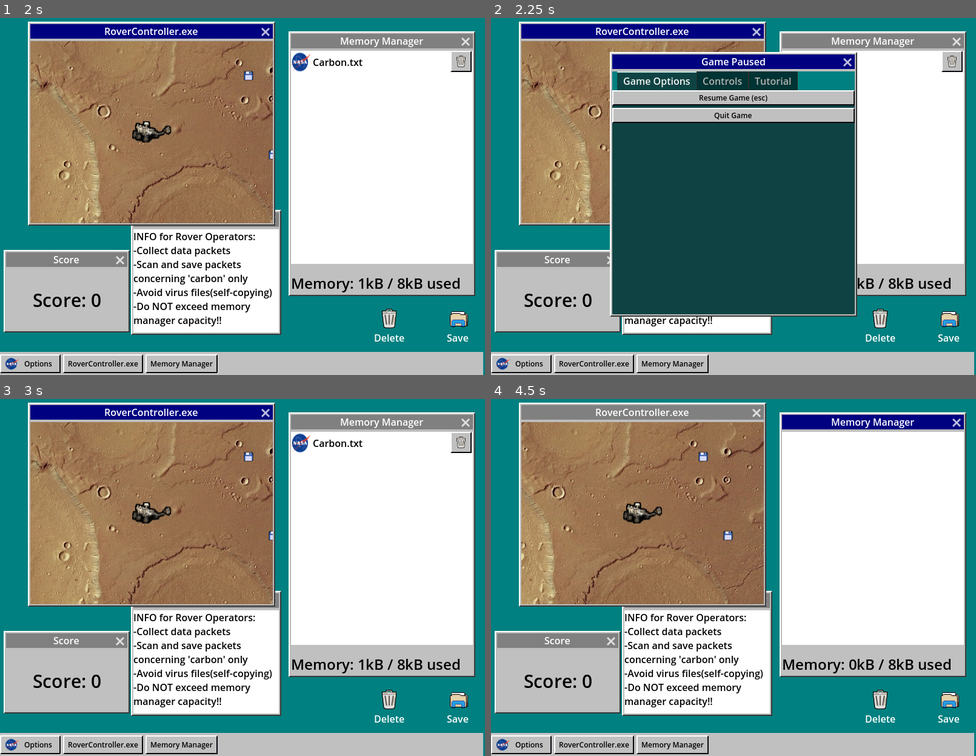
Above: before the commit, frames 1-4 (two rows, left to right).
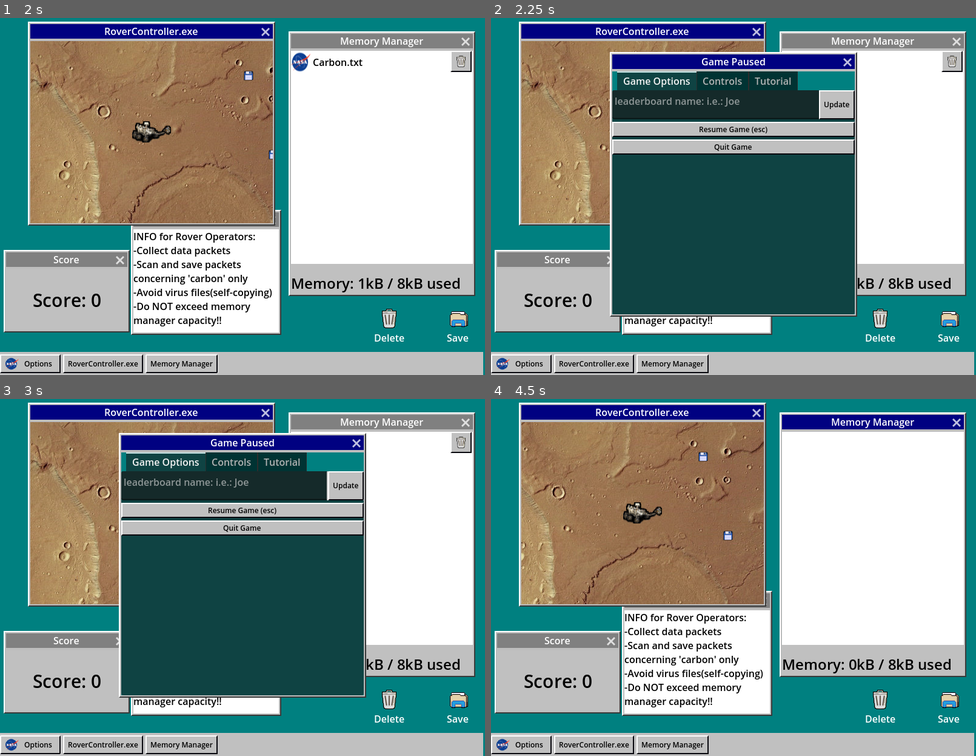
Above: after the commit, the same moments.

Repository: jerrutledge/Mars-Roverflow
Game: Godot game, scene res://scenes/Desktop.tscn
The game is run twice, just before and just after one commit, with the same random seed, the same clock (stepped at 60 frames per second) and the same inputs.
Inputs (mouse positions are in pixels of both pictures, inside the frame that each line leads up to):
- Up to frame 1 (2 s): click "RoverController.exe" at 0.5 s; click "Memory Manager" at 1.25 s
- Up to frame 2 (2.25 s): click "Options" at 2 s
- Up to frame 3 (3 s): click (344, 484) at 2.75 s, where only the run after the commit has a clickable "Update"
- Up to frame 4 (4.5 s): click (733, 509) at 3.5 s, where only the run after the commit has a clickable "Resume Game (esc)"; move the mouse to (840, 556) at 4.27 s; hold D (rover_right) from 4.28 s (still down); hold Backspace (delete) from 4.28 s (still down); click (840, 556) at 4.42 s

Frame 1 is identical in both runs. In frame 2, 8.2% of the frame differs, in the area x 25-75%, y 20-39%; in frame 3, 37%, in the area x 24-76%, y 9-84%; in frame 4, 2.0%.
Error in both runs: Invalid access to property or key 'player_identifier' on a base object of type 'Nil'. (res://src/leaderboard.gd:67)

Commit message:
Add name changing function

Diff:
--- a/scenes/PauseMenu.tscn
+++ b/scenes/PauseMenu.tscn
@@ -21,6 +21,23 @@
 
 [node name="Game Options" type="VBoxContainer" parent="TabContainer"]
 layout_mode = 2
+
+[node name="NameTextEdit" type="TextEdit" parent="TabContainer/Game Options"]
+unique_name_in_owner = true
+custom_minimum_size = Vector2(0, 48)
+layout_mode = 2
+placeholder_text = "leaderboard name: i.e.: Joe"
+
+[node name="UpdateButton" type="Button" parent="TabContainer/Game Options/NameTextEdit"]
+layout_mode = 1
+anchors_preset = 11
+anchor_left = 1.0
+anchor_right = 1.0
+anchor_bottom = 1.0
+offset_left = -16.0
+grow_horizontal = 0
+grow_vertical = 2
+text = "Update"
 
 [node name="ResumeButton" type="Button" parent="TabContainer/Game Options"]
 layout_mode = 2
@@ -54,5 +71,6 @@
 text = "You are piloting a rover through mars. Your objective is to collect as much data as possible, but there are aliens who are trying to overload your memory with viruses and useless data. Discard the viruses and save the data that contains the word 'carbon'. "
 
 [connection signal="close_requested" from="." to="." method="_on_resume_button_pressed"]
+[connection signal="pressed" from="TabContainer/Game Options/NameTextEdit/UpdateButton" to="." method="_on_update_button_pressed"]
 [connection signal="pressed" from="TabContainer/Game Options/ResumeButton" to="." method="_on_resume_button_pressed"]
 [connection signal="pressed" from="TabContainer/Game Options/QuitButton" to="." method="_on_quit_button_pressed"]
--- a/src/PauseMenu.gd
+++ b/src/PauseMenu.gd
@@ -2,11 +2,17 @@
 
 func _ready():
 	Global.unpause.connect(queue_free)
+	%NameTextEdit.text = Leaderboard.player_name
 
 func _on_resume_button_pressed():
 	get_tree().paused = false
 	queue_free()
 
-
 func _on_quit_button_pressed():
 	get_tree().quit()
+
+func _on_update_button_pressed():
+	var new_name : String = %NameTextEdit.text
+	if len(new_name) > 17:
+		new_name = new_name.substr(0,16)
+	Leaderboard._change_player_name(new_name)
